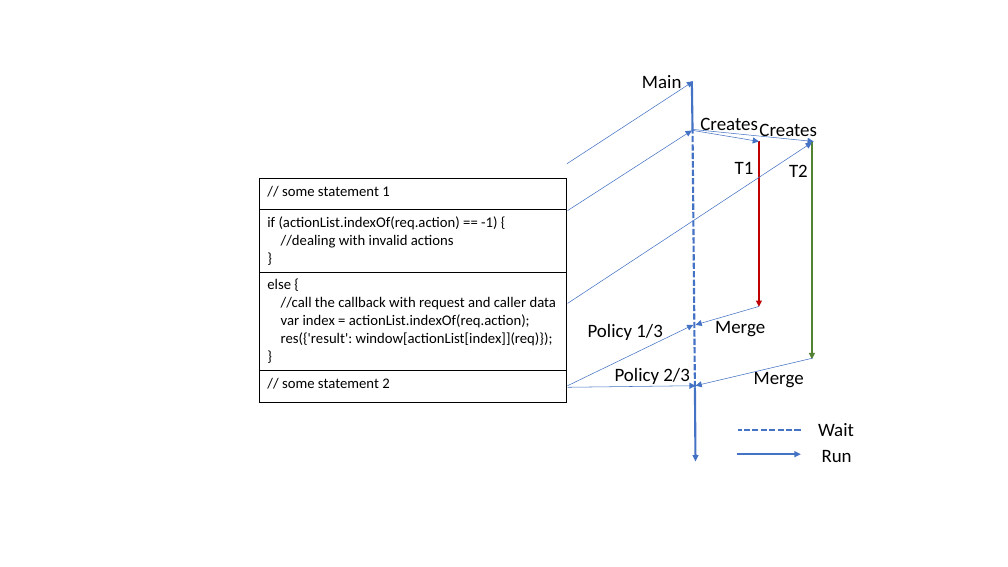
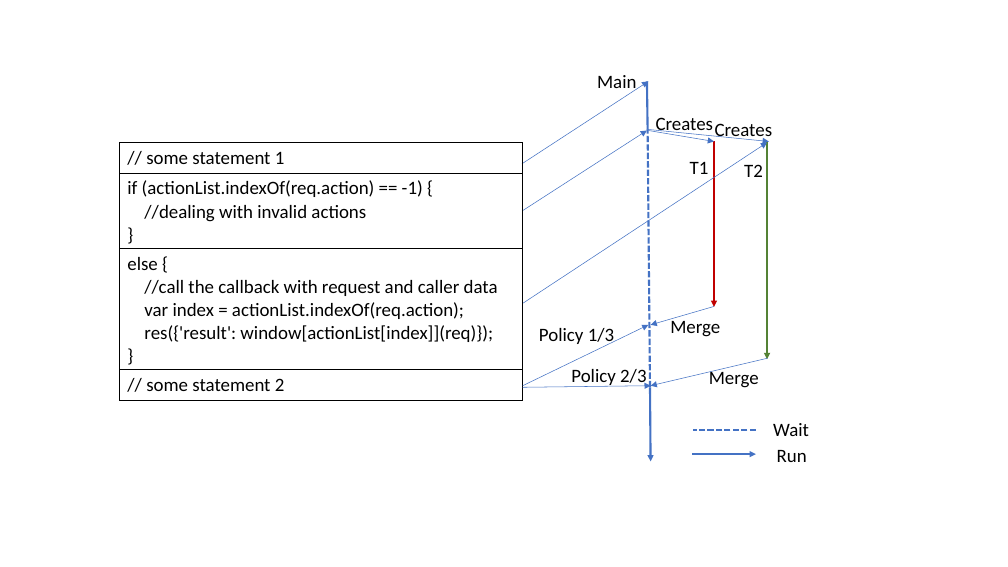
Before and after one commit to Suuuuuzy/run_JSCPG, a slide deck: slide 12 of graphs.pptx (slide 13 before the commit). Drawn at 1008x567 pixels with LibreOffice and Linux fonts; fonts in the diff are those of the drawing. Boxes give left, top, right and bottom in pixels: in the first picture for what was removed or moved away, otherwise in the second. Text is boxed around its words. In the diff, an @@ line names an element or a change of style, - is before the commit and + after.

```diff
--- a/graphs.pptx
+++ b/graphs.pptx
@@ table at bbox=[119, 143, 522, 401] @@
@@ size 14 to 18 pt @@
@@ table: place and size @@
-table at bbox=[260, 178, 567, 402]
+table at bbox=[119, 143, 522, 401]
@@ text "Policy 1/3": place and size @@
-text "Policy 1/3" at bbox=[588, 324, 662, 343]
+text "Policy 1/3" at bbox=[539, 328, 614, 347]
@@ 13 arrows, 10 texts, 3 lines: place and size @@
-13 arrows, 10 texts, 3 lines at bbox=[567, 75, 854, 462]
+13 arrows, 10 texts, 3 lines at bbox=[523, 75, 809, 462]
```
Also in this commit, not shown: 7 other slides changed, 1 slide removed, 4 other files.
